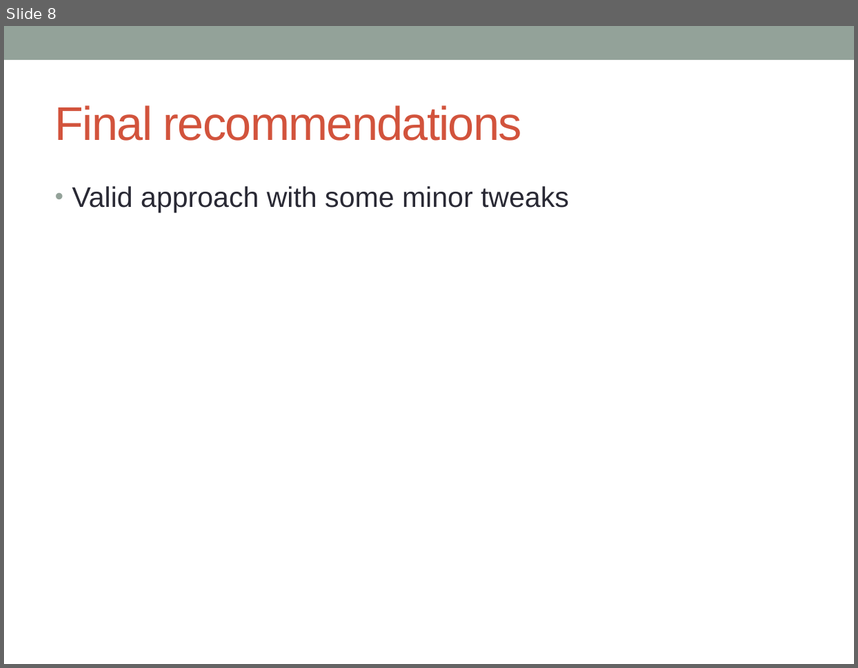
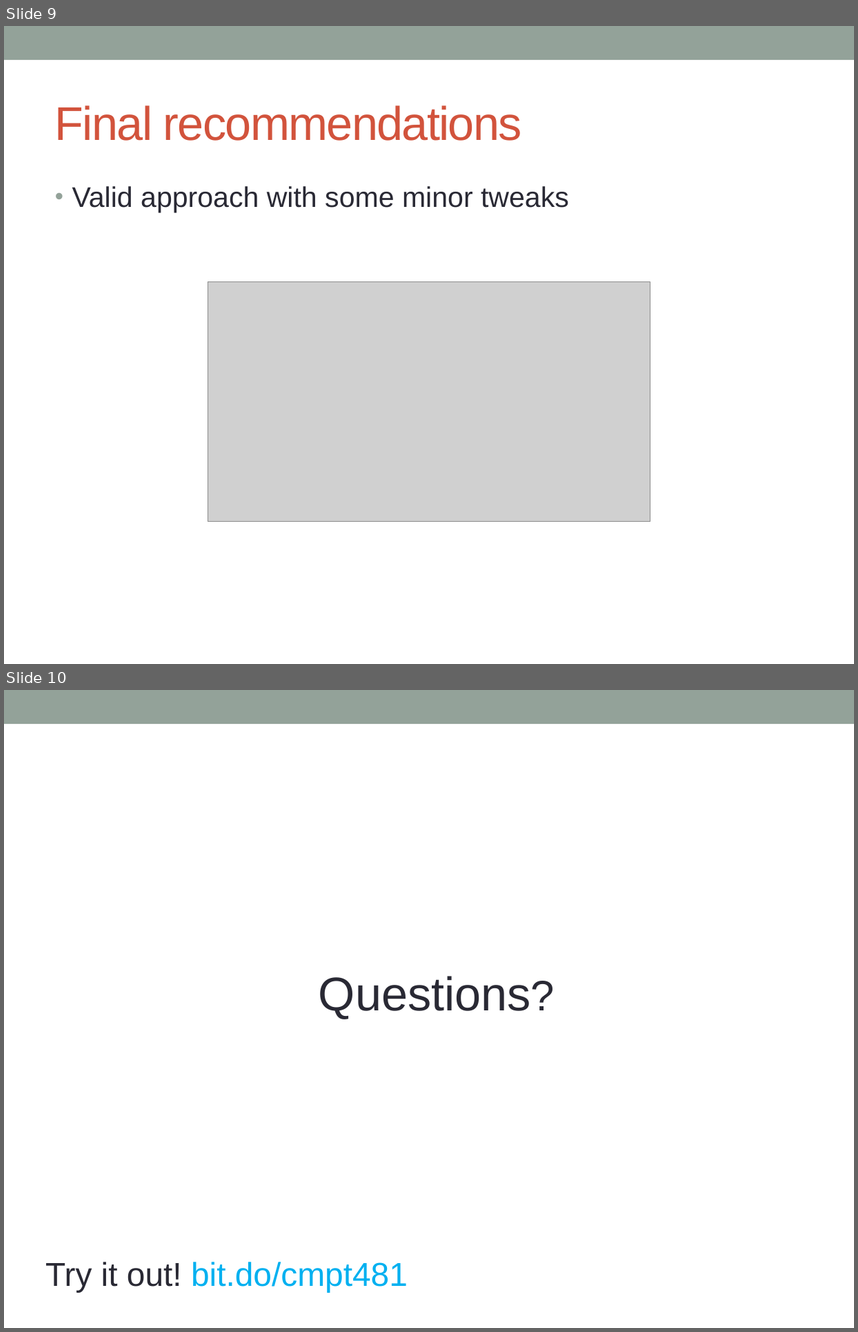
Before and after one commit to ChrisPenner/CMPT481, a slide deck: evals-and-rec/Presentation/Presentation.pptx. Shown one above the other, each under a label of ours: slide 8 before the commit, slides 9 and 10 after it. The pictures are 858x668 and 858x1332 pixels, drawn with LibreOffice and Linux fonts; fonts in the diff are those of the drawing; grey boxes stand for pictures. Boxes give left, top, right and bottom in pixels: in the first picture for what was removed or moved away, otherwise in the second. Text is boxed around its words. In the diff, an @@ line names an element or a change of style, - is before the commit and + after.

```diff
--- a/evals-and-rec/Presentation/Presentation.pptx
+++ b/evals-and-rec/Presentation/Presentation.pptx
@@ slide 10 added at <box>4,690,854,1328</box>, background #FFFFFF; not listed: 1 template element that a slide beside it also shows @@
@@ text added at <box>319,976,531,1018</box>, 40 pt, text #292934 @@
+Questions?
@@ text added at <box>45,1261,408,1292</box>, 28 pt, text #00B0F0 @@
+Try it out! bit.do/cmpt481
@@ what was slide 8 is now slide 9 @@
@@ slide 9 changed as well @@
@@ picture added at <box>208,282,651,521</box> @@
```
Also in this commit, not shown: 5 other slides changed, 1 other slide added, 1 slide removed.
